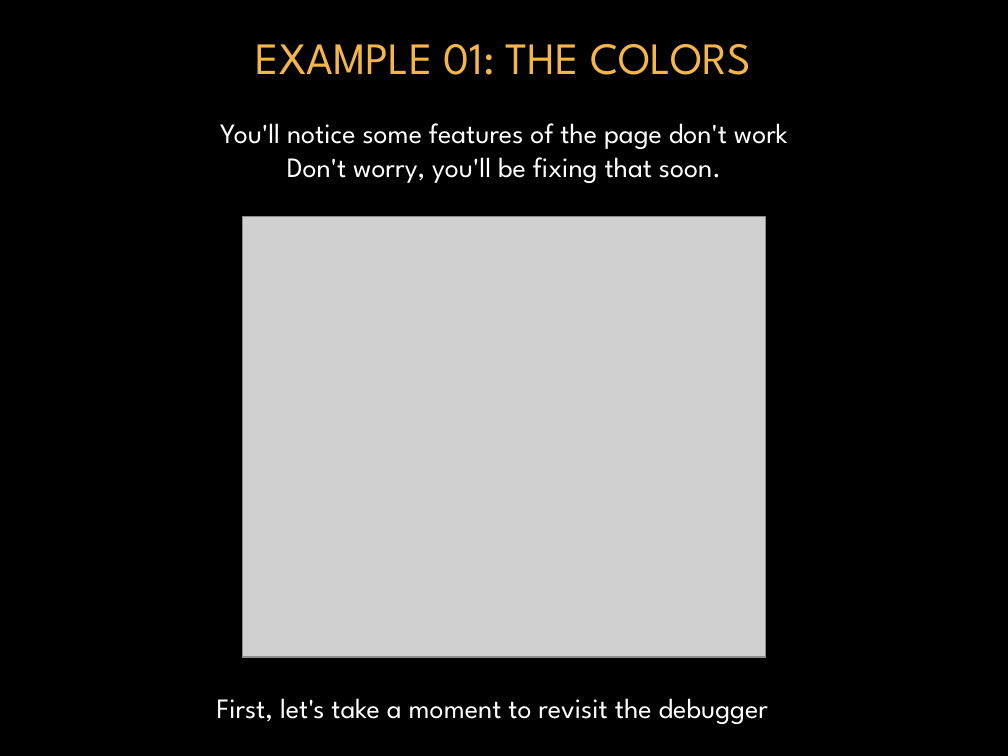
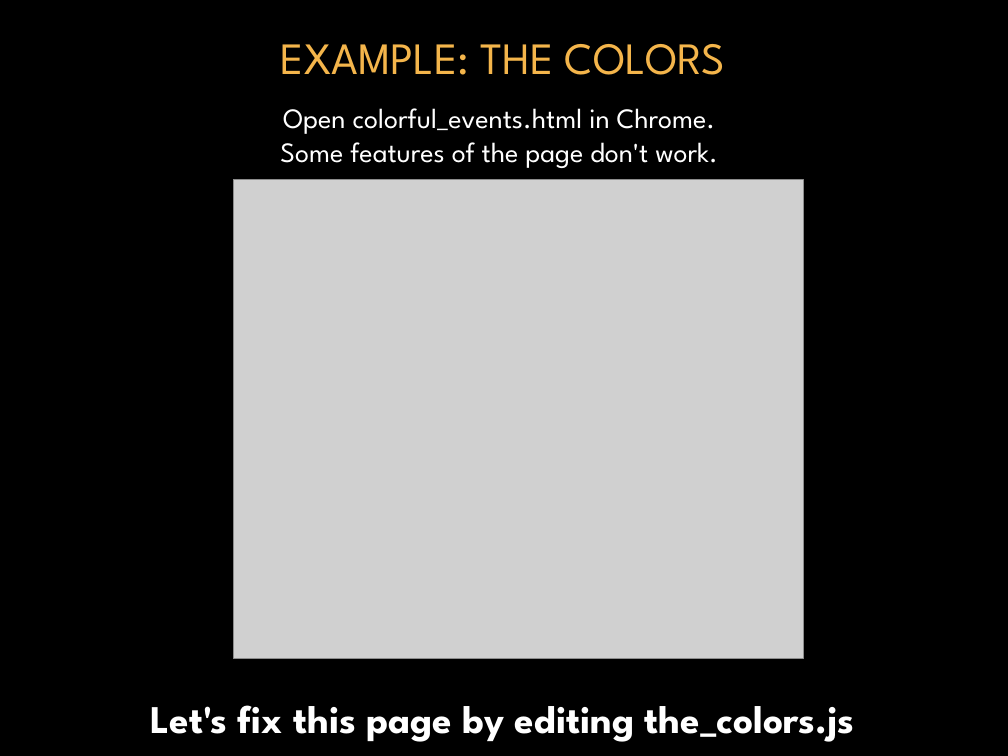
Before and after one commit to donfreiday/cpsc330-js, a slide deck: slide 40 of Javascript.pptx (slide 36 before the commit). Drawn at 1008x756 pixels with LibreOffice and Linux fonts; fonts in the diff are those of the drawing; grey boxes stand for pictures; background and template pictures are left out. Boxes give left, top, right and bottom in pixels: in the first picture for what was removed or moved away, otherwise in the second. Text is boxed around its words. In the diff, an @@ line names an element or a change of style, - is before the commit and + after.

```diff
--- a/Javascript.pptx
+++ b/Javascript.pptx
@@ title at (281, 44, 726, 75): text changed @@
-EXAMPLE 01: THE COLORS
+EXAMPLE: THE COLORS
@@ text at (280, 108, 717, 168): text changed @@
-You'll notice some features of the page don't work
-Don't worry, you'll be fixing that soon.
+Open colorful_events.html in Chrome.
+Some features of the page don't work.
@@ picture: place and size @@
-picture at (243, 217, 766, 657)
+picture at (234, 179, 803, 659)
@@ text at (150, 705, 855, 742): text changed; size 20 to 28 pt; bold on @@
-First, let's take a moment to revisit the debugger
+Let's fix this page by editing the_colors.js
```
Also in this commit, not shown: 7 other slides changed, 1 slide added, 1 slide removed, 4 other files.
